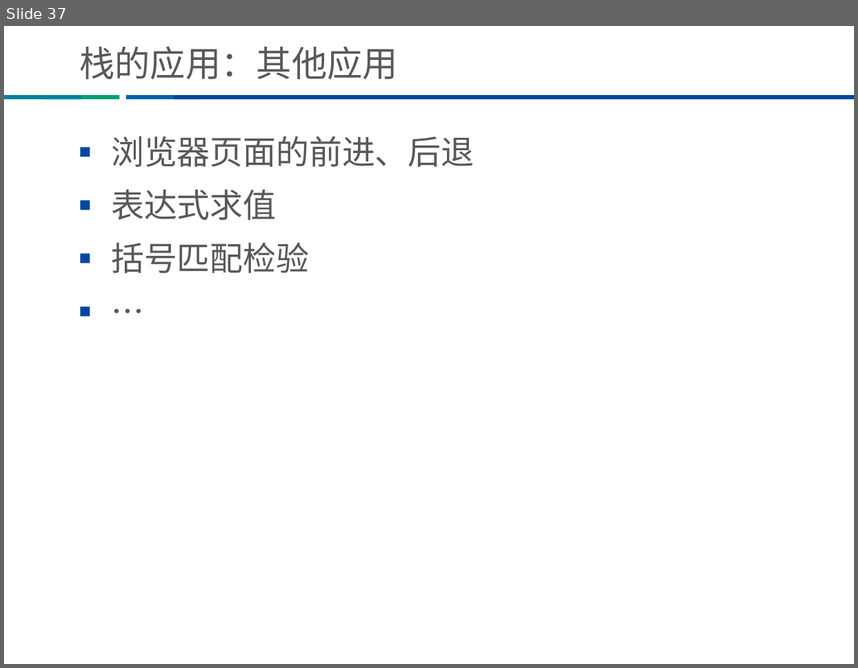
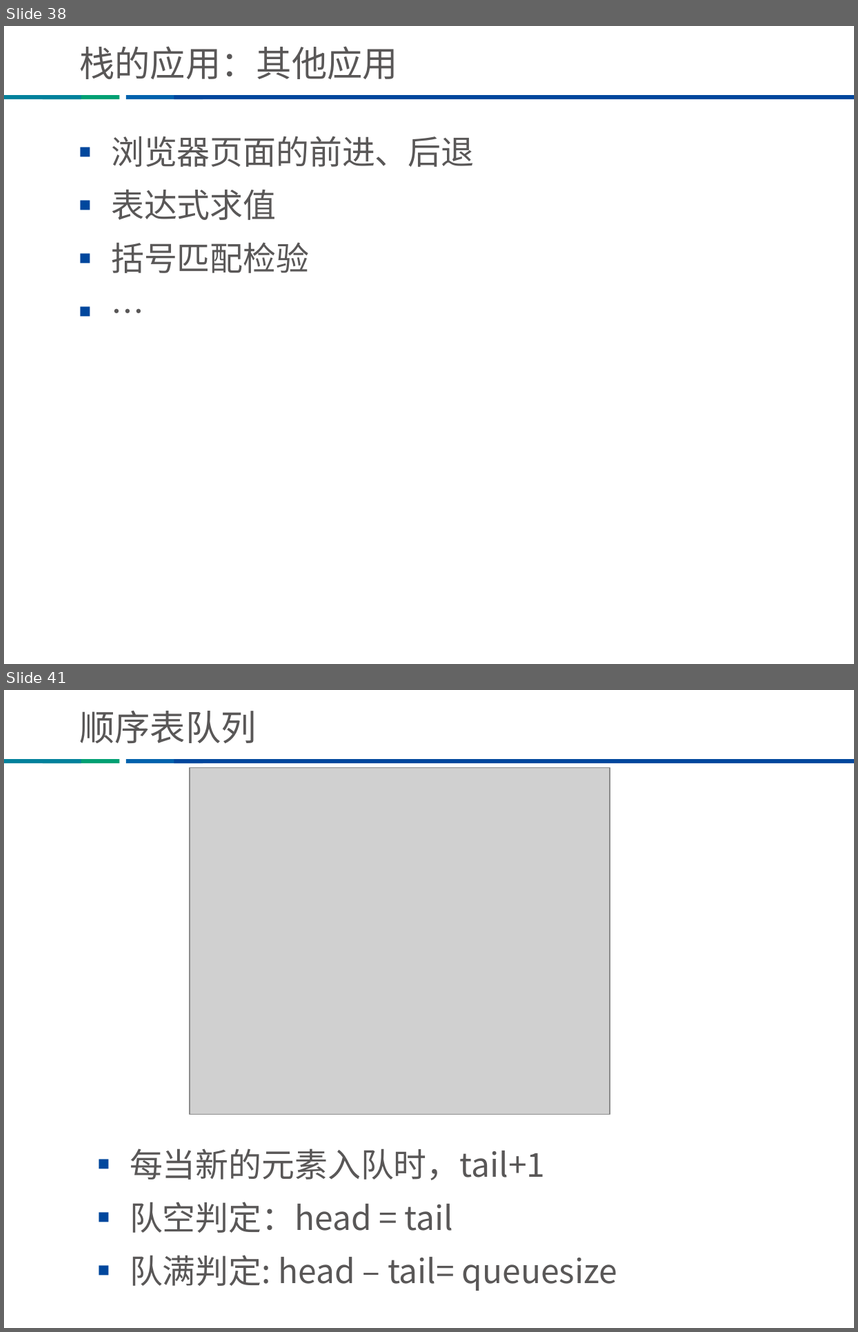
Before and after one commit to Tsaishichung/-, a slide deck: ppt/数据结构与算法分享/数据结构与算法（上）.ppt. Shown one above the other, each under a label of ours: slide 37 before the commit, slides 38 and 41 after it; the slides between them are not shown. The pictures are 858x668 and 858x1332 pixels, drawn with LibreOffice and Linux fonts; fonts in the diff are those of the drawing; grey boxes stand for pictures; background and template pictures are left out. Boxes give left, top, right and bottom in pixels: in the first picture for what was removed or moved away, otherwise in the second. Text is boxed around its words. In the diff, an @@ line names an element or a change of style, - is before the commit and + after.

```diff
--- a/ppt/数据结构与算法分享/数据结构与算法（上）.ppt
+++ b/ppt/数据结构与算法分享/数据结构与算法（上）.ppt
@@ slide 41 added at bbox=[4, 690, 854, 1328], background #FFFFFF; not listed: 4 template elements that a slide beside it also shows @@
@@ title added at bbox=[79, 711, 257, 743], 30 pt, text #595757 @@
+顺序表队列
@@ picture added at bbox=[190, 767, 609, 1114] @@
@@ text added at bbox=[130, 1148, 617, 1290], 28 pt, text #595757 @@
+■ 每当新的元素入队时，tail+1
+■ 队空判定：head = tail
+■ 队满判定: head – tail= queuesize
@@ what was slide 37 is now slide 38 @@
```
Also in this commit, not shown: 3 slides changed, 4 other slides added, 2 other files.
